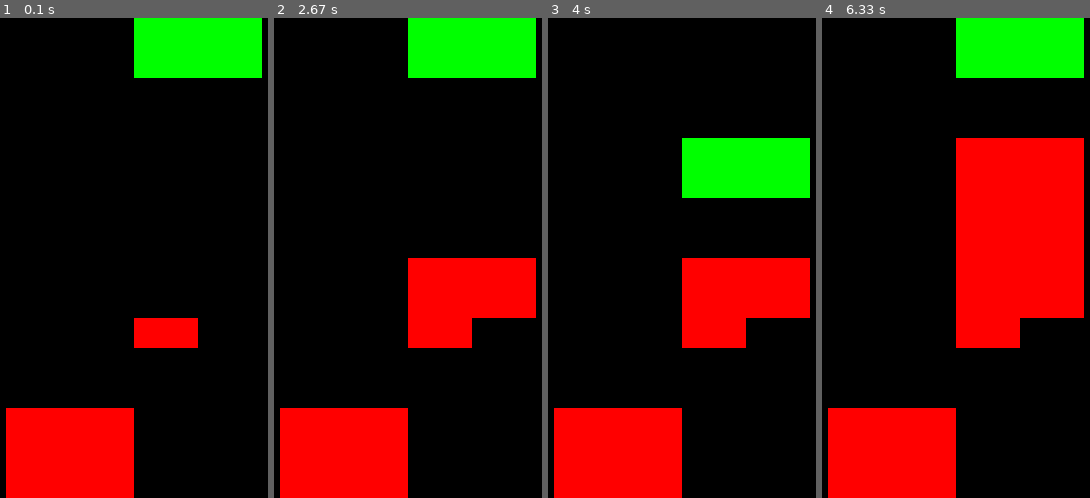
Above: before the commit, frames 1-4 (left to right).
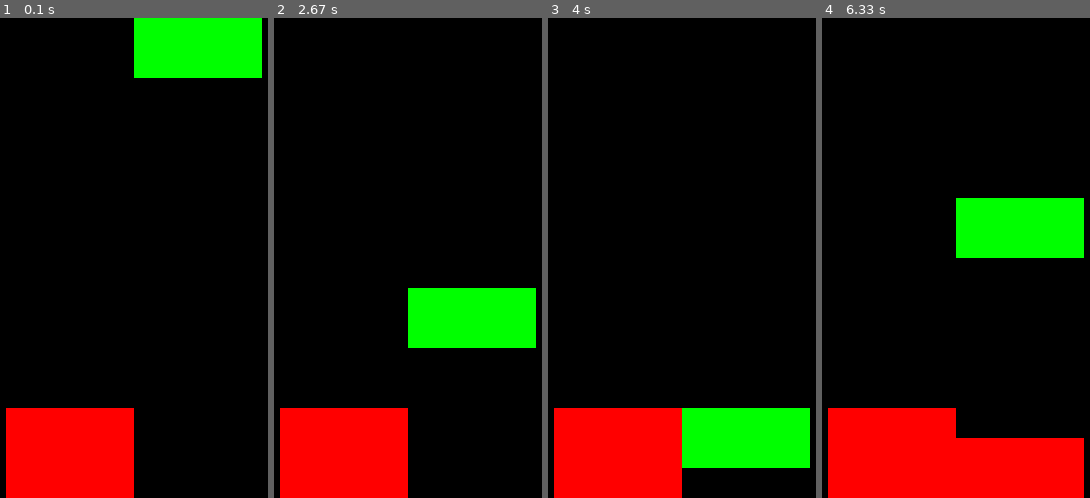
Above: after the commit, the same moments.

Repository: gaspa/pygame-tetris
Game: pygame game, started from main.py
The game is run twice, just before and just after one commit, with the same random seed, the same clock (stepped at 60 frames per second) and the same inputs.
Inputs:
- Up to frame 1 (0.1 s): no input
- Up to frame 2 (2.67 s): tap Space at 0.33, 0.73, 1.03, 1.23, 1.57, 1.87, 2.07, 2.37, 2.63 s
- Up to frame 3 (4 s): tap Space at 2.97, 3.27, 3.4, 3.8 s
- Up to frame 4 (6.33 s): tap Space at 4.1, 4.47, 4.87, 5.17, 5.37, 5.67, 5.87, 6.2 s

The runs differ from the first frame. In frame 1, 1.5% of the frame differs, in the area x 50-74%, y 62-69%; in frame 2, 15%; in frame 3, 19%; in frame 4, 31%, in the area x 50-98%, y 0-100%.

Commit message:
Second shape, low boarder check on collision, fix on updating landed matrix.

Diff:
--- a/tetris/models.py
+++ b/tetris/models.py
@@ -1,4 +1,5 @@
 #!/usr/bin/env python
+import random
 
 
 class Piece(object):
@@ -8,7 +9,12 @@
 
     @staticmethod
     def _generate_shape():
-        return [[1, 1], [1, 1]]
+        shapes = [[[1, 1],
+                   [1, 1]],
+                  [[0, 1, 1, 0],
+                   [0, 0, 1, 1]]]
+        random_shape = random.randrange(0, len(shapes))
+        return shapes[random_shape]
 
     @property
     def row(self):
@@ -35,7 +41,7 @@
                        [0, 0, 0, 0, 0, 0, 0, 0, 0, 0],
                        [0, 0, 0, 0, 0, 0, 0, 0, 0, 0],
                        [0, 0, 0, 0, 0, 0, 0, 0, 0, 0],
-                       [0, 0, 0, 0, 0, 1, 0, 0, 0, 0],
+                       [0, 0, 0, 0, 0, 0, 0, 0, 0, 0],
                        [0, 0, 0, 0, 0, 0, 0, 0, 0, 0],
                        [0, 0, 0, 0, 0, 0, 0, 0, 0, 0],
                        [0, 0, 0, 1, 1, 0, 0, 0, 0, 0],
@@ -60,6 +66,8 @@
 
     def _check_collision(self, position, shape):
         for row, shape_row in enumerate(shape):
+            if (position[0] + row) >= Board.rows:
+                return True
             for column, shape_value in enumerate(shape_row):
                 if shape_value and self.landed[position[0] + row][position[1] + column]:
                     return True
@@ -68,7 +76,8 @@
     def _update_landed(self, position, shape):
         for row, shape_row in enumerate(shape):
             for column, shape_value in enumerate(shape_row):
-                self.landed[position[0] + row][position[1] + column] = shape_value
+                if shape_value:
+                    self.landed[position[0] + row][position[1] + column] = 1
 
     def _remove_piece(self, piece):
         self.pieces.remove(piece)
